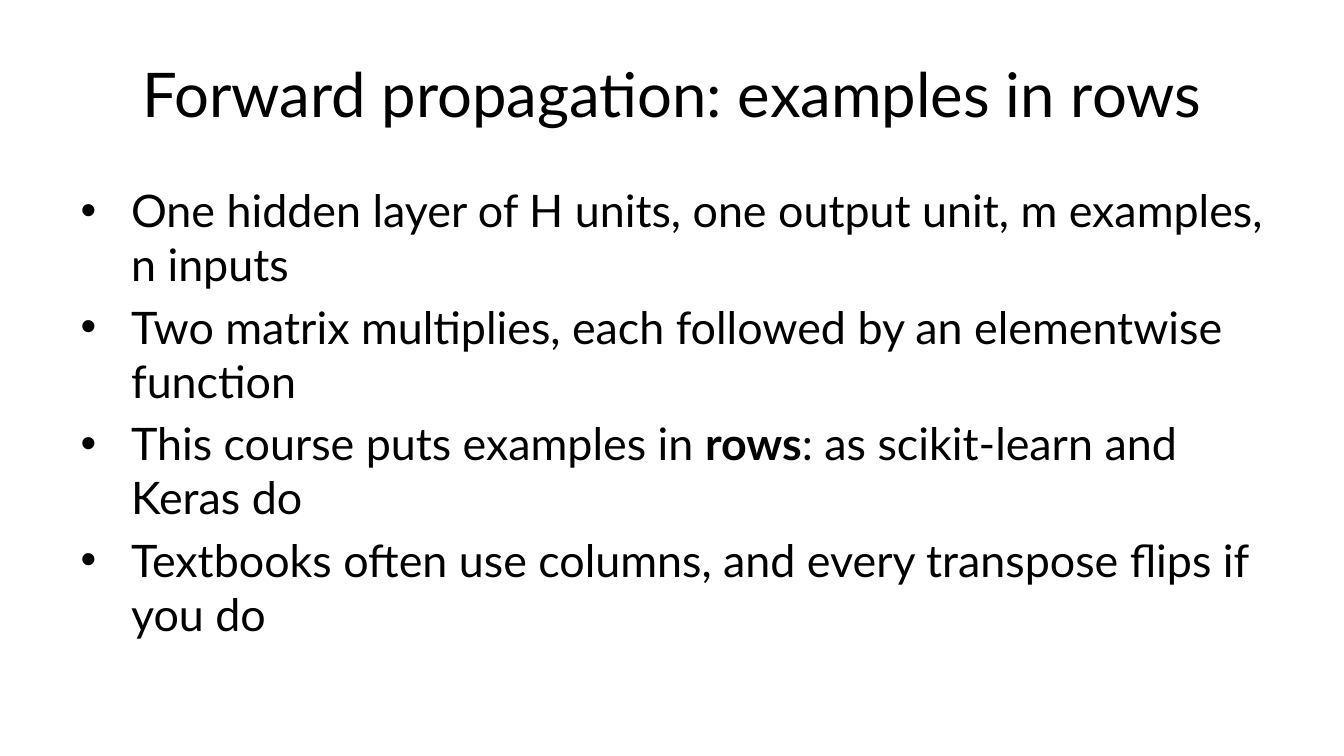
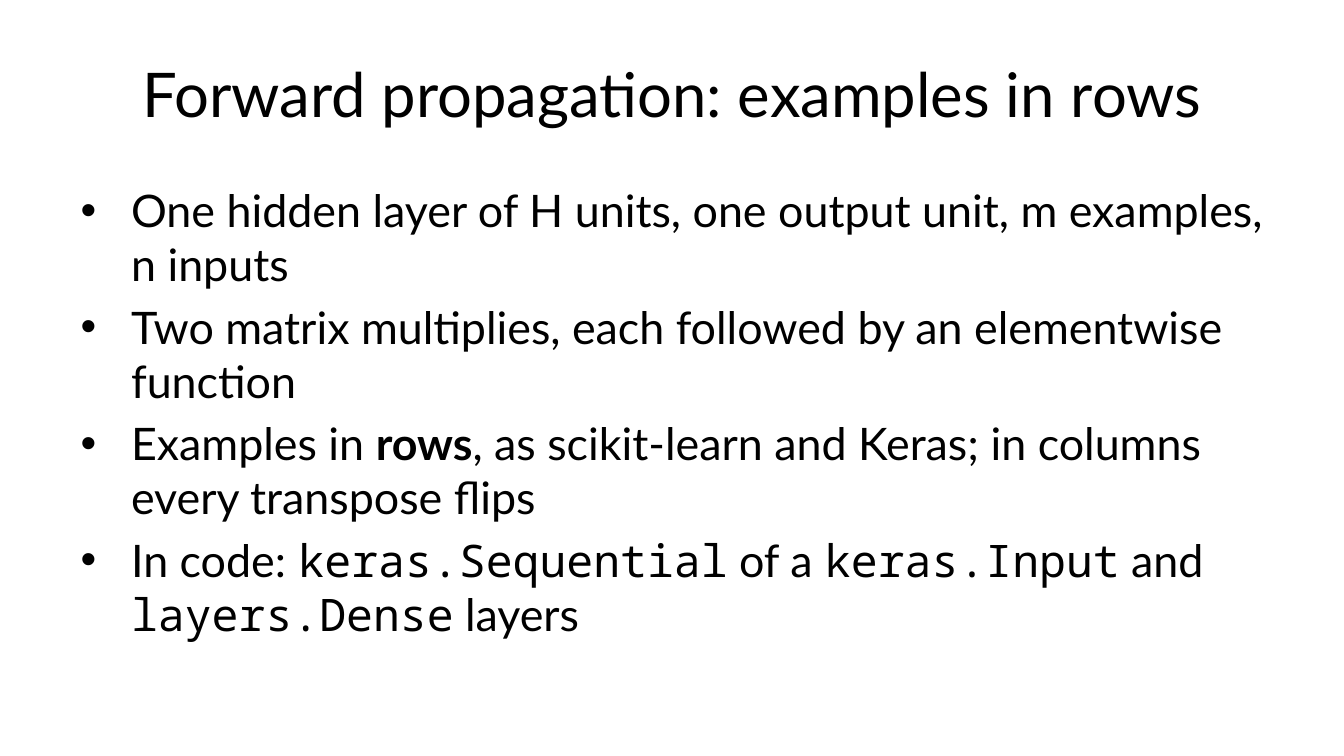
Before and after one commit to fabioantonini/technologies-for-artificial-intelligence, a slide deck: slide 24 of Lessons/09_neural_networks/Slides/neural_networks_slides.pptx. Drawn at 1344x756 pixels with LibreOffice and Linux fonts; fonts in the diff are those of the drawing; background and template pictures are left out. Boxes give left, top, right and bottom in pixels: in the first picture for what was removed or moved away, otherwise in the second. Text is boxed around its words. In the diff, an @@ line names an element or a change of style, - is before the commit and + after.

```diff
--- a/Lessons/09_neural_networks/Slides/neural_networks_slides.pptx
+++ b/Lessons/09_neural_networks/Slides/neural_networks_slides.pptx
@@ text at (x1=131, y1=427, x2=1203, y2=642): text changed @@
-• This course puts examples in rows: as scikit-learn and Keras do
-• Textbooks often use columns, and every transpose flips if you do
+• Examples in rows, as scikit-learn and Keras; in columns every transpose flips
+• In code: keras.Sequential of a keras.Input and layers.Dense layers
```
Also in this commit, not shown: 21 other slides changed, 3 slides added, 3 slides removed, 10 other files.
